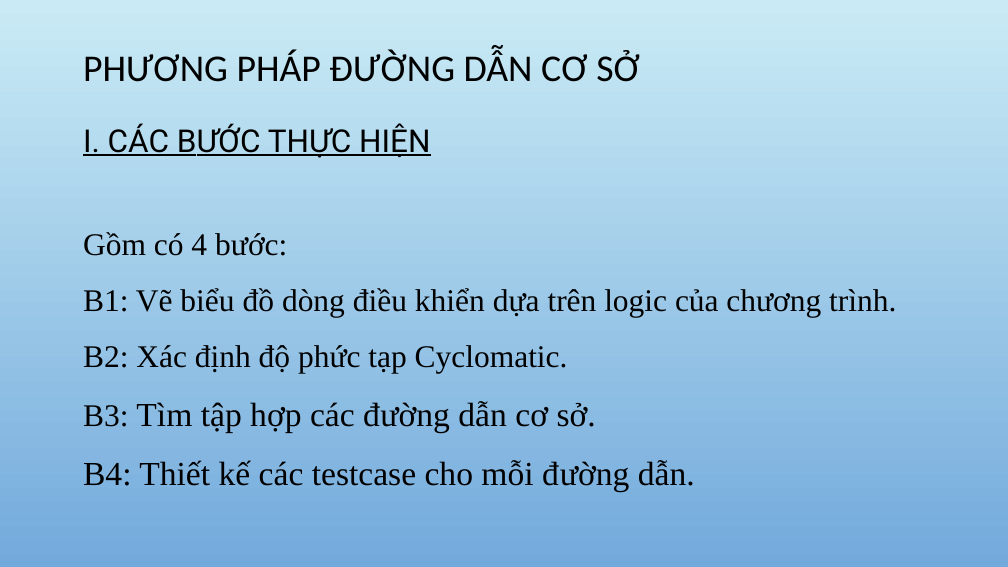
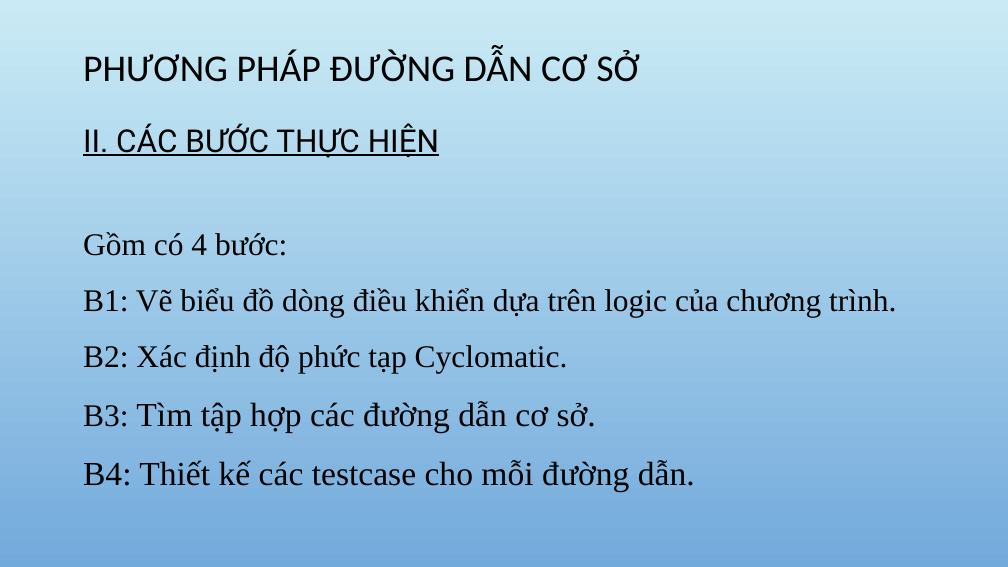
Before and after one commit to DoAnCNDD/CNDD, a slide deck: slide 4 of CNPM.pptx. Drawn at 1008x567 pixels with LibreOffice and Linux fonts; fonts in the diff are those of the drawing; background and template pictures are left out. Boxes give left, top, right and bottom in pixels: in the first picture for what was removed or moved away, otherwise in the second. Text is boxed around its words. In the diff, an @@ line names an element or a change of style, - is before the commit and + after.

```diff
--- a/CNPM.pptx
+++ b/CNPM.pptx
@@ text at bbox=[83, 123, 439, 158]: text changed @@
-I. CÁC BƯỚC THỰC HIỆN
+II. CÁC BƯỚC THỰC HIỆN
```
Also in this commit, not shown: 4 other slides changed, 17 slides added.
